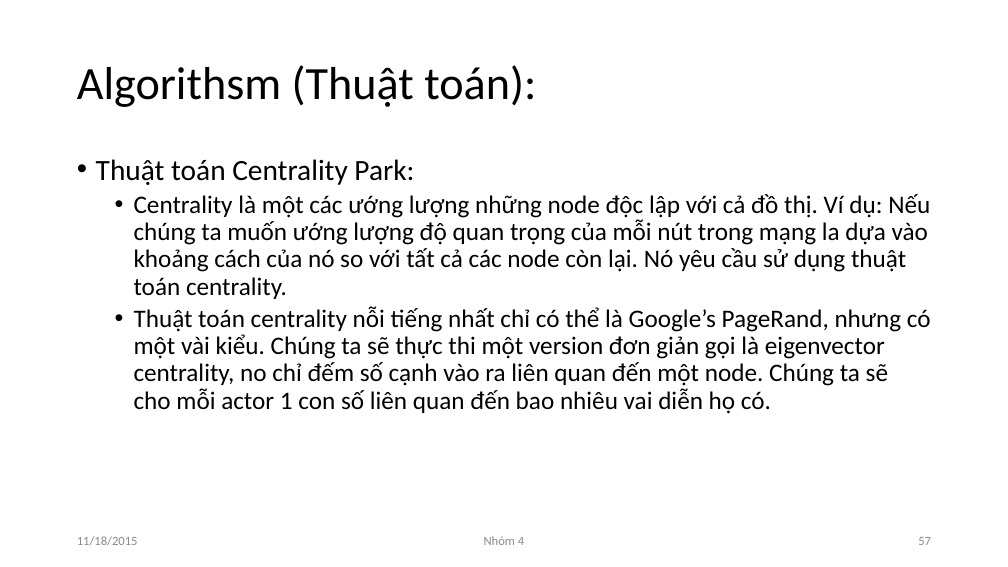
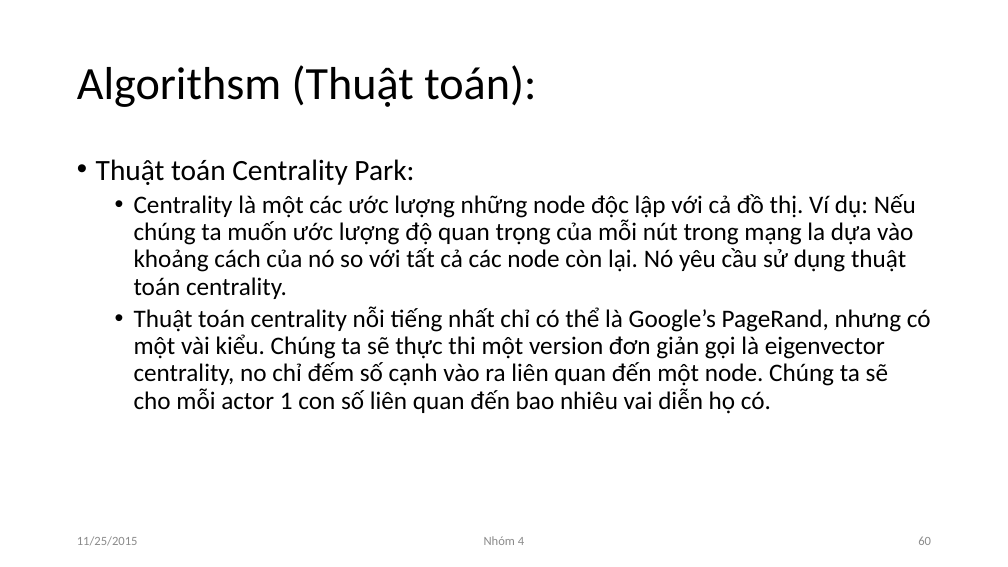
Before and after one commit to NguyenDucHoangLong/Group_4_HTTTHD, a slide deck: slide 60 of Document/Seminar/Slide/N04_SlideThuyetTrinh.pptx (slide 57 before the commit). Drawn at 1008x567 pixels with LibreOffice and Linux fonts; fonts in the diff are those of the drawing. Boxes give left, top, right and bottom in pixels: in the first picture for what was removed or moved away, otherwise in the second. Text is boxed around its words. In the diff, an @@ line names an element or a change of style, - is before the commit and + after.

```diff
--- a/Document/Seminar/Slide/N04_SlideThuyetTrinh.pptx
+++ b/Document/Seminar/Slide/N04_SlideThuyetTrinh.pptx
@@ text at (x1=134, y1=194, x2=916, y2=299): text changed @@
-  • Centrality là một các ướng lượng những node độc lập với cả đồ thị. Ví dụ: Nếu chúng ta muốn ướng lượng độ quan trọng của mỗi nút trong mạng la dựa vào khoảng cách của nó so với tất cả các node còn lại. Nó yêu cầu sử dụng thuật toán centrality.
+  • Centrality là một các ước lượng những node độc lập với cả đồ thị. Ví dụ: Nếu chúng ta muốn ước lượng độ quan trọng của mỗi nút trong mạng la dựa vào khoảng cách của nó so với tất cả các node còn lại. Nó yêu cầu sử dụng thuật toán centrality.
@@ text at (x1=77, y1=536, x2=138, y2=546): text changed @@
-11/18/2015
+11/25/2015
@@ page number at (x1=918, y1=536, x2=931, y2=545): text changed @@
-57
+60
```
Also in this commit, not shown: 72 other slides changed, 6 slides added, 7 slides removed, 1 other file.
